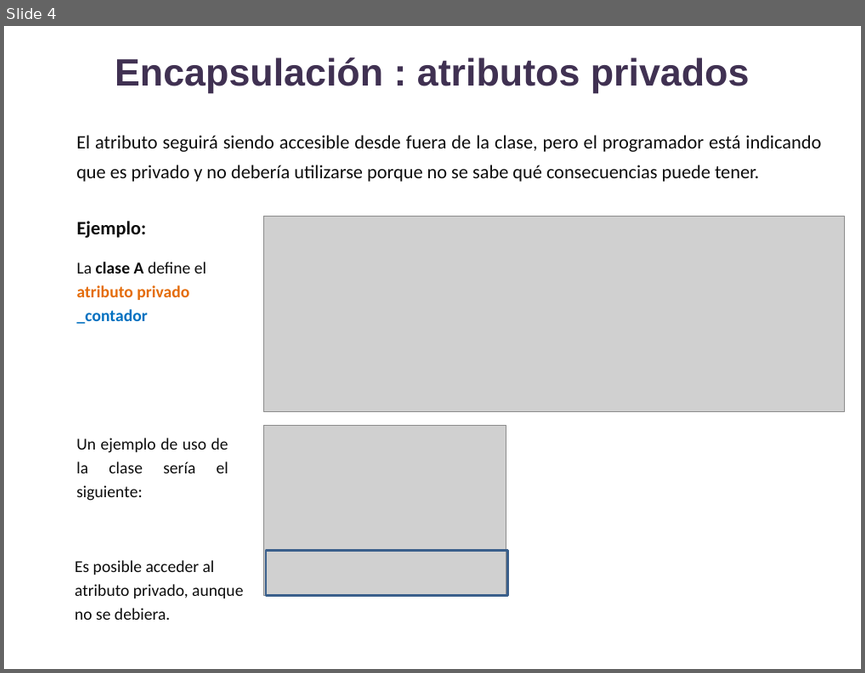
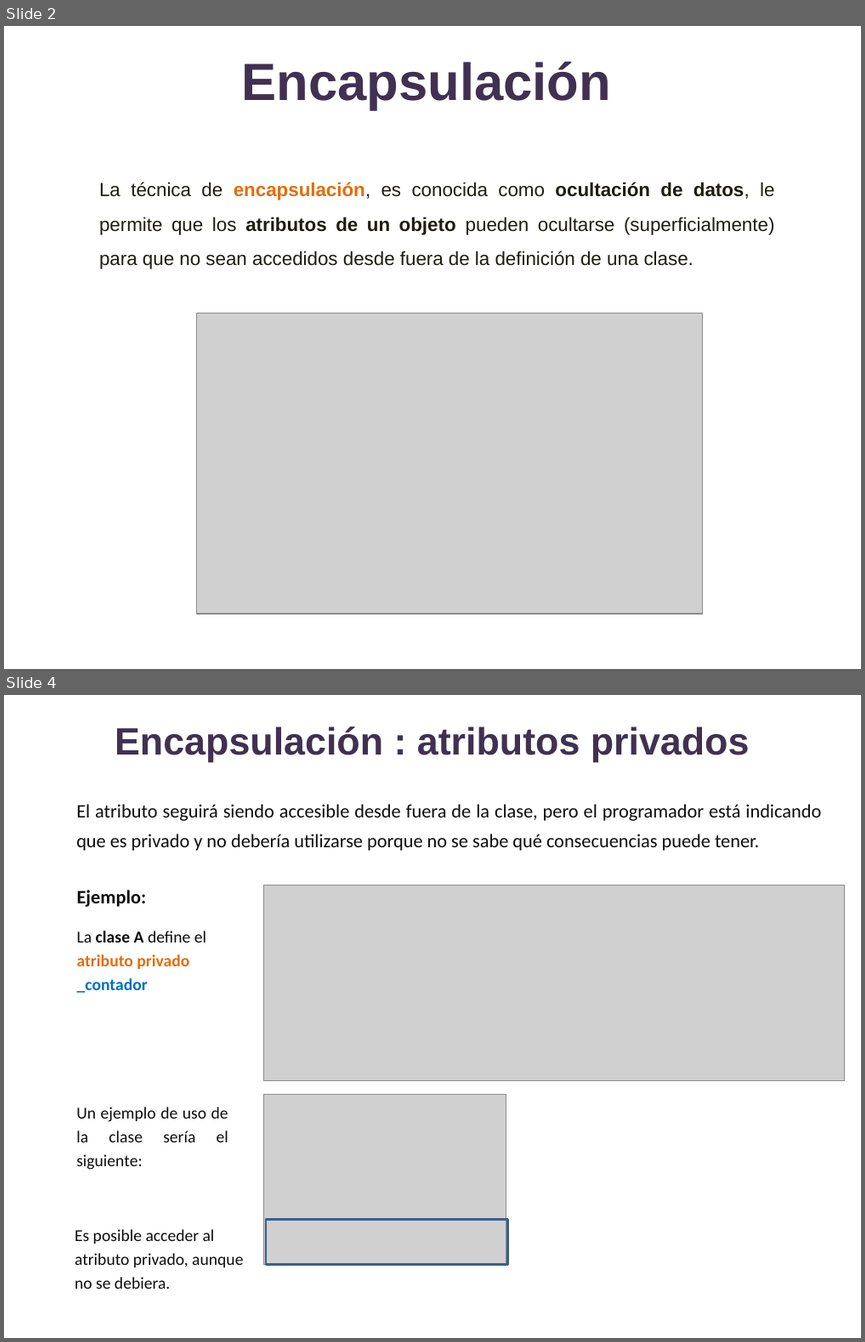
Before and after one commit to lizetheP/Analitica, a slide deck: CalendarioAgo2022/presentaciones/15_POO_Encapsulamiento.pptx. Shown one above the other, each under a label of ours: slide 4 before the commit, slides 2 and 4 after it; the slides between them are not shown. The pictures are 865x673 and 865x1342 pixels, drawn with LibreOffice and Linux fonts; fonts in the diff are those of the drawing; grey boxes stand for pictures. Boxes give left, top, right and bottom in pixels: in the first picture for what was removed or moved away, otherwise in the second. Text is boxed around its words. In the diff, an @@ line names an element or a change of style, - is before the commit and + after.

```diff
--- a/CalendarioAgo2022/presentaciones/15_POO_Encapsulamiento.pptx
+++ b/CalendarioAgo2022/presentaciones/15_POO_Encapsulamiento.pptx
@@ slide 2 added at [4,26,861,669], background #FFFFFF @@
@@ title added at [242,62,611,110], 44 pt, text #403152, bold @@
+Encapsulación
@@ text added at [99,182,774,269], 16 pt, text #1E1C11 @@
+La técnica de encapsulación, es conocida como ocultación de datos, le permite que los atributos de un objeto pueden ocultarse (superficialmente) para que no sean accedidos desde fuera de la definición de una clase.
@@ picture added at [196,313,703,613] @@
```
Also in this commit, not shown: 2 slides changed, 1 slide removed, 36 other files.
